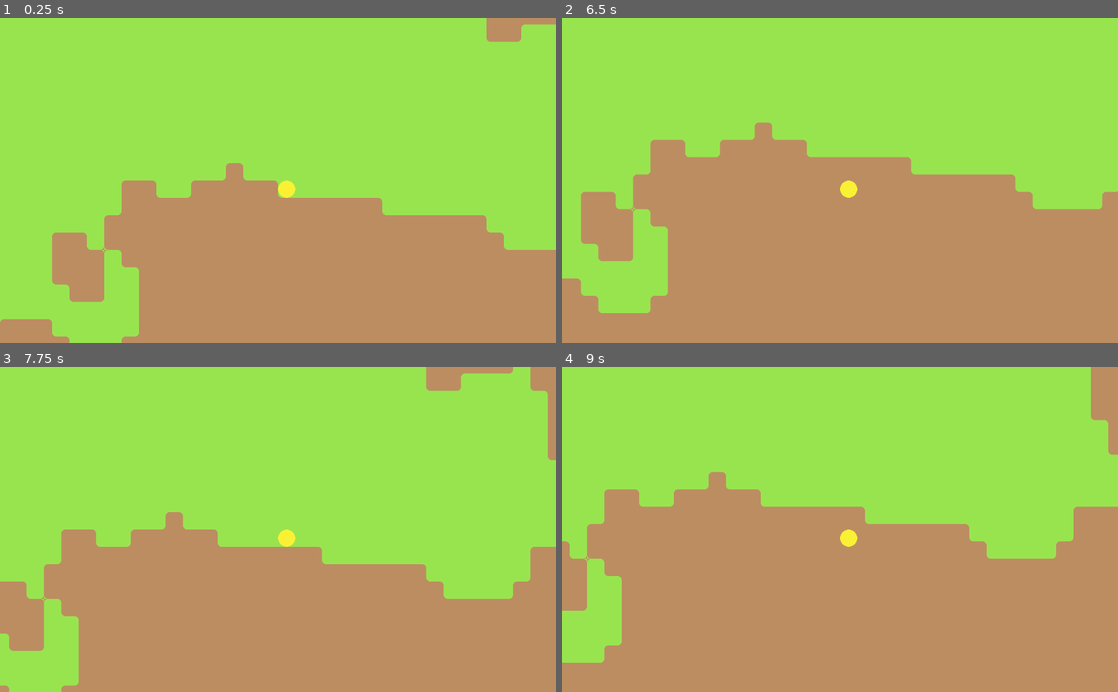
Above: before the commit, frames 1-4 (two rows, left to right).
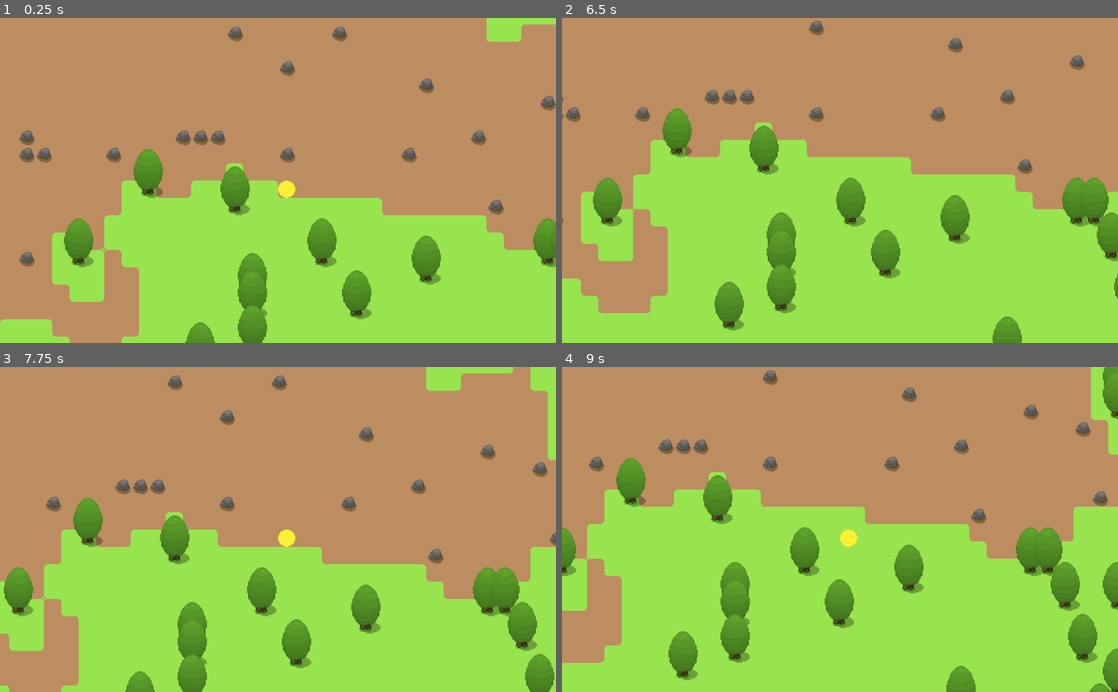
Above: after the commit, the same moments.

Repository: SkyMudder/GameW
Game: Godot game, scene res://Main.tscn
Same seed, same stepped clock (60 frames per second), same inputs: the game is played once before the commit and once after it.
Inputs (mouse positions are in pixels of both pictures, inside the frame that each line leads up to):
- Up to frame 1 (0.25 s): no input
- Up to frame 2 (6.5 s): tap Enter at 0.5 s; move the mouse to (962, 164) at 0.52 s; hold Right (ui_right) 0.53-1.28 s; hold Ctrl (ctrl) 0.53-1.28 s; move the mouse to (728, 196) at 1.27 s; hold Down (ui_down) 1.28-2.03 s; click (728, 196) at 1.35 s; move the mouse to (895, 109) at 2.02 s; hold Right (ui_right) 2.03-2.78 s; hold Ctrl (ctrl) 2.03-2.78 s; move the mouse to (812, 245) at 2.77 s; hold Up (ui_up) 2.78-3.53 s; click (812, 245) at 2.85 s; move the mouse to (1006, 229) at 3.52 s; hold Ctrl (ctrl) 3.53-4.28 s; hold Left (ui_left) 3.53-5.03 s; move the mouse to (673, 131) at 4.27 s; click (673, 131) at 4.35 s; move the mouse to (867, 180) at 5.02 s; hold Down (ui_down) 5.03-5.78 s; hold Ctrl (ctrl) 5.03-5.78 s; move the mouse to (756, 99) at 5.77 s; hold Right (ui_right) from 5.78 s (still down); click (756, 99) at 5.85 s
- Up to frame 3 (7.75 s): move the mouse to (400, 513) at 6.52 s; release Right (ui_right) at 6.53 s; hold Up (ui_up) 6.53-7.28 s; hold Ctrl (ctrl) 6.53-7.28 s; move the mouse to (166, 545) at 7.27 s; hold Right (ui_right) from 7.28 s (still down); click (166, 545) at 7.35 s
- Up to frame 4 (9 s): move the mouse to (895, 458) at 8.02 s; release Right (ui_right) at 8.03 s; hold Down (ui_down) 8.03-8.78 s; hold Ctrl (ctrl) 8.03-8.78 s; move the mouse to (812, 594) at 8.77 s; hold Left (ui_left) from 8.78 s (still down); click (812, 594) at 8.85 s

The runs differ from the first frame. In frame 1, 100% of the frame differs, in the area x 0-100%, y 0-100%; in frame 2, 100%; in frame 3, 100%; in frame 4, 100%.

Commit message:
World Objects can now be added to the Floor. Scale of Rocks still needs Adjustments.

Diff:
--- a/Main.gd
+++ b/Main.gd
@@ -1,34 +1,41 @@
 extends Node2D
 
 
-var renderDistance: int = 5
+var renderDistance: int = 6
 
 var noise: OpenSimplexNoise
+var noiseObj: OpenSimplexNoise
 var chunks: Dictionary
 
 func _ready() -> void:
+	dir_contents("res://WorldObjects/")
 	$Player/Camera2D.current = true
+	#$Player/Camera2D.zoom = Vector2(5, 5)
 	noise = OpenSimplexNoise.new()
 	noise.octaves = 4
 	noise.period = 25
+	noiseObj = OpenSimplexNoise.new()
+	noiseObj.octaves = 7
+	noiseObj.period = 2
 
-func _process(delta: float) -> void:
+func _process(_delta: float) -> void:
 	_setChunksRemove()
 	_checkGenerateChunk()
 	_checkRemoveChunks()
 
 func _checkGenerateChunk() -> void:
+	print(int($Player.position.x / 320 - renderDistance))
 	for x in range($Player.position.x / 320 - renderDistance, $Player.position.x / 320 + renderDistance):
 		for y in range($Player.position.y / 320 - renderDistance, $Player.position.y / 320 + renderDistance):
 			var key: String = str(x) + " " + str(y)
 			if !isChunkGenerated(key):
 				chunks[key] = _generateChunk(x, y)
-			chunks[key].remove = false
+			chunks[key].shouldRemove = false
 
 
 func _checkRemoveChunks() -> void:
 	for x in chunks.keys():
-		if chunks[x].remove:
+		if chunks[x].shouldRemove:
 			var xy: Array = x.split(" ")
 			var wX: int = int(xy[0])
 			var wY: int = int(xy[1])
@@ -37,12 +44,12 @@
 
 func _setChunksRemove():
 	for x in chunks.keys():
-		chunks[x].remove = true
+		chunks[x].shouldRemove = true
 
 func _generateChunk(x: int, y: int) -> Node2D:
 	var chunk = Chunk.new()
 	$Chunks.add_child(chunk)
-	chunk.generate(noise, x, y)
+	chunk.generate(noise, noiseObj, x, y)
 	return chunk
 
 func isChunkGenerated(key: String) -> bool:
@@ -50,3 +57,18 @@
 		if x == key:
 			return true
 	return false
+
+func dir_contents(path):
+	var dir = Directory.new()
+	if dir.open(path) == OK:
+		dir.list_dir_begin()
+		var file_name = dir.get_next()
+		while file_name != "":
+			if dir.current_is_dir():
+				print("Found directory: " + file_name)
+			else:
+				if ".tscn" in file_name:
+					print("Found file: " + file_name)
+			file_name = dir.get_next()
+	else:
+		print("An error occurred when trying to access the path.")
--- a/Main.tscn
+++ b/Main.tscn
@@ -86,16 +86,16 @@
 [node name="Main" type="Node2D"]
 script = ExtResource( 1 )
 
-[node name="Chunks" type="Node2D" parent="."]
+[node name="Chunks" type="YSort" parent="."]
 
 [node name="Background" type="TileMap" parent="Chunks"]
+tile_set = SubResource( 1 )
+cell_size = Vector2( 32, 32 )
+format = 1
+
+[node name="Ground" type="TileMap" parent="Chunks"]
 tile_set = SubResource( 2 )
 cell_size = Vector2( 32, 32 )
 format = 1
 
-[node name="Ground" type="TileMap" parent="Chunks"]
-tile_set = SubResource( 1 )
-cell_size = Vector2( 32, 32 )
-format = 1
-
 [node name="Player" parent="." instance=ExtResource( 2 )]
--- a/WorldGen/Chunk.gd
+++ b/WorldGen/Chunk.gd
@@ -6,33 +6,55 @@
 
 const CHUNK_SIZE: int = 10
 
-var remove = false
+var tree: PackedScene = preload("res://WorldObjects/Tree.tscn")
+var rock: PackedScene = preload("res://WorldObjects/Rock.tscn")
 
-func generate(noise: OpenSimplexNoise, wX: float, wY: float) -> void:
+var shouldRemove: bool = false
+var ySort: YSort
+
+func _ready() -> void:
+	ySort = YSort.new()
+	add_child(ySort)
+
+func generate(noise: OpenSimplexNoise, noiseObj: OpenSimplexNoise, wX: float, wY: float) -> void:
 	for x in range(CHUNK_SIZE):
 		for y in range(CHUNK_SIZE):
-			_generateTile(noise, x + wX * CHUNK_SIZE, y + wY * CHUNK_SIZE)
+			var noise2D: float = noise.get_noise_2d(x + wX * CHUNK_SIZE, y + wY * CHUNK_SIZE)
+			var noise2DObj: float = noiseObj.get_noise_2d(x + wX * CHUNK_SIZE, y + wY * CHUNK_SIZE)
+			_generateFloor(noise2D, Vector2(x + wX * CHUNK_SIZE, y + wY * CHUNK_SIZE))
+			_generateObjects(noise2D, noise2DObj, Vector2(x * 32 + wX * 320, y * 32 + wY * 320))
+
+func _generateFloor(noise2D: float, position: Vector2) -> void:
+	_generateTile(noise2D, position)
+	ground.update_bitmask_area(position)
+
+func _generateTile(noise2D: float, position: Vector2) -> void:
+	if noise2D <= 0:
+		ground.set_cellv(position, 1)
+		if noise2D > -0.1:
+			background.set_cellv(position, 1)
+	else:
+		ground.set_cellv(position, 0)
+		if noise2D < 0.1:
+			background.set_cellv(position, 0)
+
+func _generateObjects(noise2D: float, noise2DObj: float, position: Vector2) -> void:
+	if noise2D > 0 and noise2DObj > 0.35:
+		_instantiateObject(tree, position)
+	elif noise2D < 0 and noise2DObj < -0.35:
+		_instantiateObject(rock, position)
+
+func _removeTile(position: Vector2) -> void:
+	ground.set_cellv(position, -1)
+	background.set_cellv(position, -1)
+
+func remove(wX: int, wY: int) -> void:
 	for x in range(CHUNK_SIZE):
 		for y in range(CHUNK_SIZE):
-			ground.update_bitmask_area(Vector2(x + wX * CHUNK_SIZE, y + wY * CHUNK_SIZE))
+			_removeTile(Vector2(x + wX * CHUNK_SIZE, y + wY * CHUNK_SIZE))
+	self.queue_free()
 
-func _generateTile(noise: OpenSimplexNoise, x: float, y: float) -> void:
-	var tmpNoise: float = noise.get_noise_2d(x, y)
-	if tmpNoise <= 0:
-		ground.set_cell(x, y, 0)
-		if tmpNoise > -0.1:
-			background.set_cell(x, y, 0)
-	else:
-		ground.set_cell(x, y, 1)
-		if tmpNoise < 0.1:
-			background.set_cell(x, y, 1)
-
-func _removeTile(x: int, y: int) -> void:
-	ground.set_cell(x, y, -1)
-
-func remove(wX: int, wY: int) -> void:
-	var a = 0
-	for x in range(CHUNK_SIZE):
-		for y in range(CHUNK_SIZE):
-			_removeTile(x + wX * CHUNK_SIZE, y + wY * CHUNK_SIZE)
-	self.queue_free()
+func _instantiateObject(Obj: PackedScene, position: Vector2) -> void:
+	var object: StaticBody2D = Obj.instance()
+	object.position = position
+	ySort.add_child(object)
--- /dev/null
+++ b/WorldObjects/Rock.tscn
@@ -0,0 +1,18 @@
+[gd_scene load_steps=3 format=2]
+
+[ext_resource path="res://WorldObjects/Rock.png" type="Texture" id=1]
+
+[sub_resource type="CapsuleShape2D" id=1]
+radius = 8.0
+height = 7.8396
+
+[node name="Rock" type="StaticBody2D"]
+
+[node name="CollisionShape2D" type="CollisionShape2D" parent="."]
+position = Vector2( 17.6818, 18.9546 )
+rotation = 1.5708
+shape = SubResource( 1 )
+
+[node name="Rock" type="Sprite" parent="."]
+position = Vector2( 16, 16 )
+texture = ExtResource( 1 )
--- /dev/null
+++ b/WorldObjects/Tree.tscn
@@ -0,0 +1,17 @@
+[gd_scene load_steps=3 format=2]
+
+[ext_resource path="res://WorldObjects/Tree.png" type="Texture" id=1]
+
+[sub_resource type="CircleShape2D" id=1]
+radius = 9.98211
+
+[node name="Tree" type="StaticBody2D"]
+
+[node name="CollisionShape2D" type="CollisionShape2D" parent="."]
+position = Vector2( 16, 16 )
+shape = SubResource( 1 )
+
+[node name="Tree" type="Sprite" parent="."]
+position = Vector2( 16, -16 )
+scale = Vector2( 2, 2 )
+texture = ExtResource( 1 )
--- a/project.godot
+++ b/project.godot
@@ -35,6 +35,10 @@
 config/name="GameW"
 run/main_scene="res://Main.tscn"
 config/icon="res://icon.png"
+
+[display]
+
+window/size/fullscreen=true
 
 [importer_defaults]
 
Not shown: 2 places in Main.tscn that only renumber resources
Binary file added: WorldObjects/Rock.png
Not shown, added: WorldObjects/Rock.png.import
Binary file added: WorldObjects/Tree.png
Not shown, added: WorldObjects/Tree.png.import
